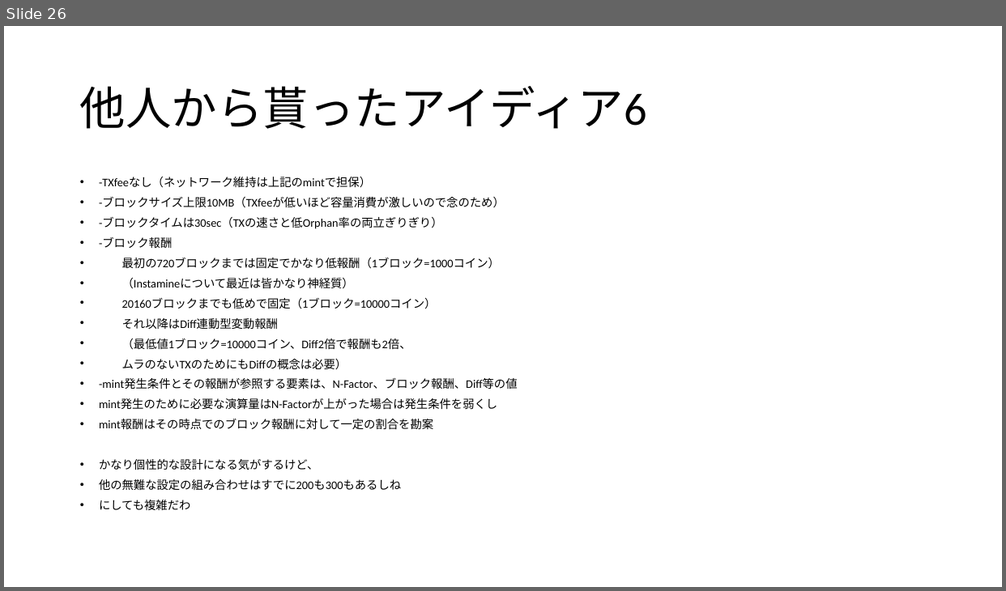
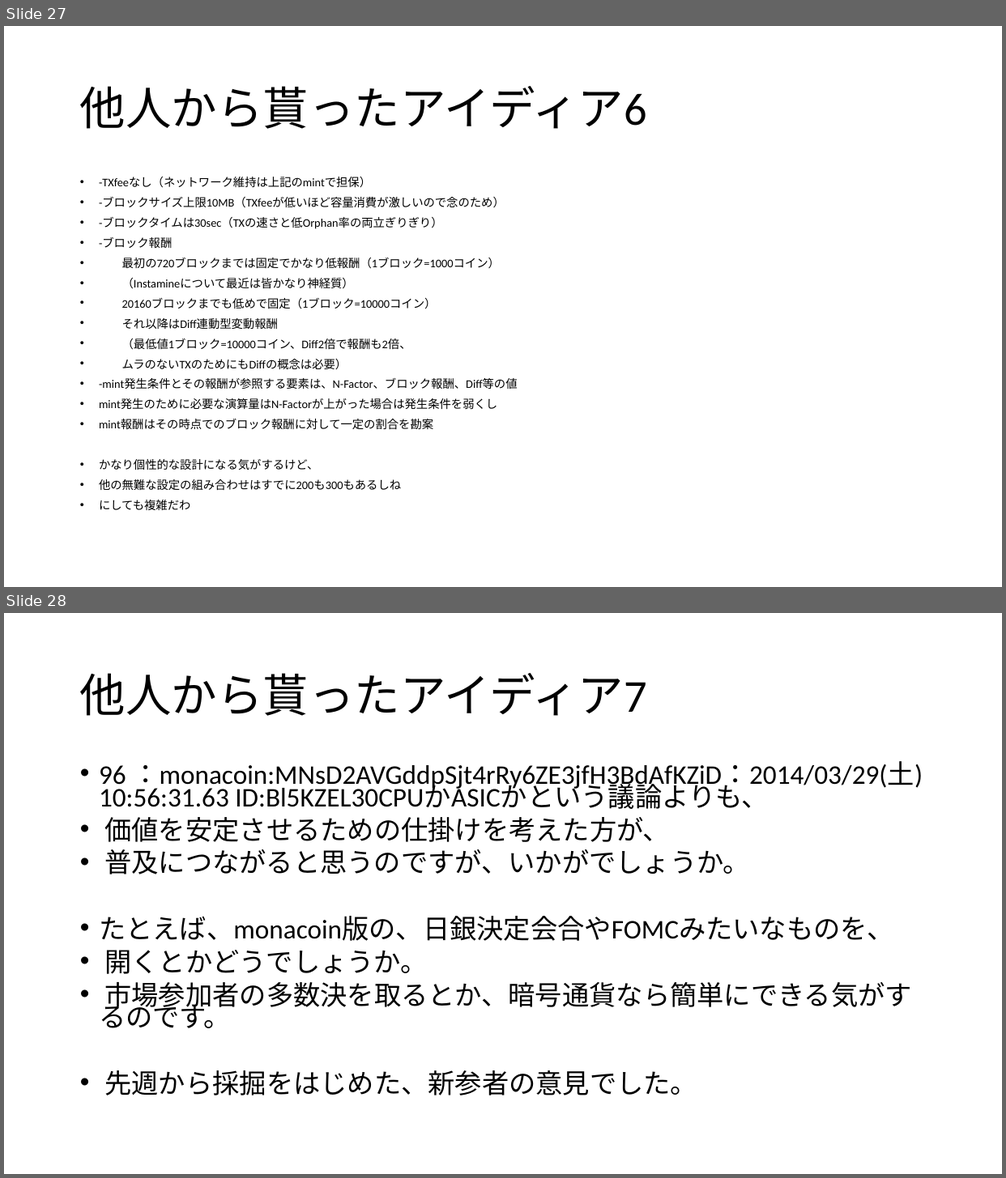
Before and after one commit to pizyumi/CREA, a slide deck: CREA2014/CREACOIN.pptx. Shown one above the other, each under a label of ours: slide 26 before the commit, slides 27 and 28 after it. The pictures are 1006x591 and 1006x1178 pixels, drawn with LibreOffice and Linux fonts; fonts in the diff are those of the drawing. Boxes give left, top, right and bottom in pixels: in the first picture for what was removed or moved away, otherwise in the second. Text is boxed around its words. In the diff, an @@ line names an element or a change of style, - is before the commit and + after.

```diff
--- a/CREA2014/CREACOIN.pptx
+++ b/CREA2014/CREACOIN.pptx
@@ slide 28 added at (4, 613, 1002, 1174), background #FFFFFF @@
@@ title added at (80, 673, 647, 716), 44 pt, text #000000 @@
+他人から貰ったアイディア7
@@ text added at (99, 761, 923, 1096), 25.9 pt, text #000000 @@
+• 96 ：monacoin:MNsD2AVGddpSjt4rRy6ZE3jfH3BdAfKZiD：2014/03/29(土) 10:56:31.63 ID:Bl5KZEL30CPUかASICかという議論よりも、
+• 価値を安定させるための仕掛けを考えた方が、
+• 普及につながると思うのですが、いかがでしょうか。
+• たとえば、monacoin版の、日銀決定会合やFOMCみたいなものを、
+• 開くとかどうでしょうか。
+• 市場参加者の多数決を取るとか、暗号通貨なら簡単にできる気がするのです。
+• 先週から採掘をはじめた、新参者の意見でした。
@@ what was slide 26 is now slide 27 @@
```
Also in this commit, not shown: 1 slide changed, 2 other slides added, 4 other files.
